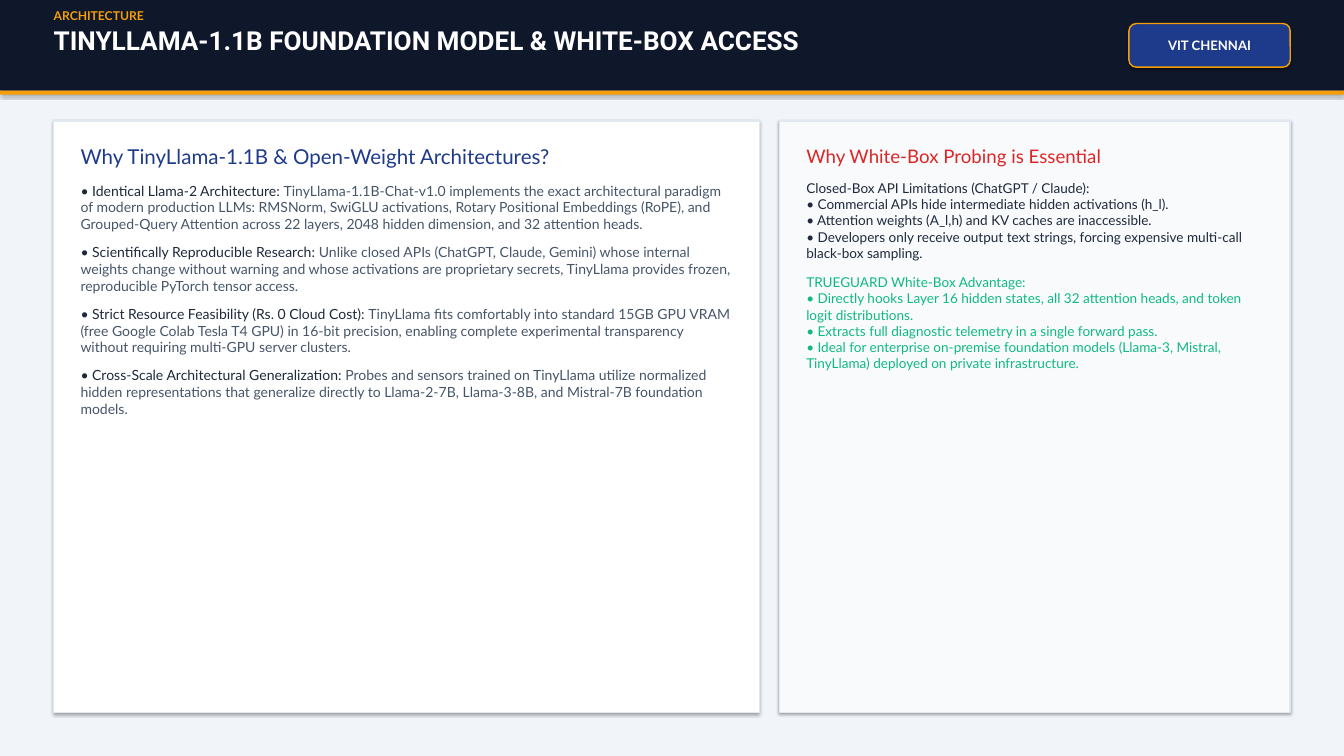
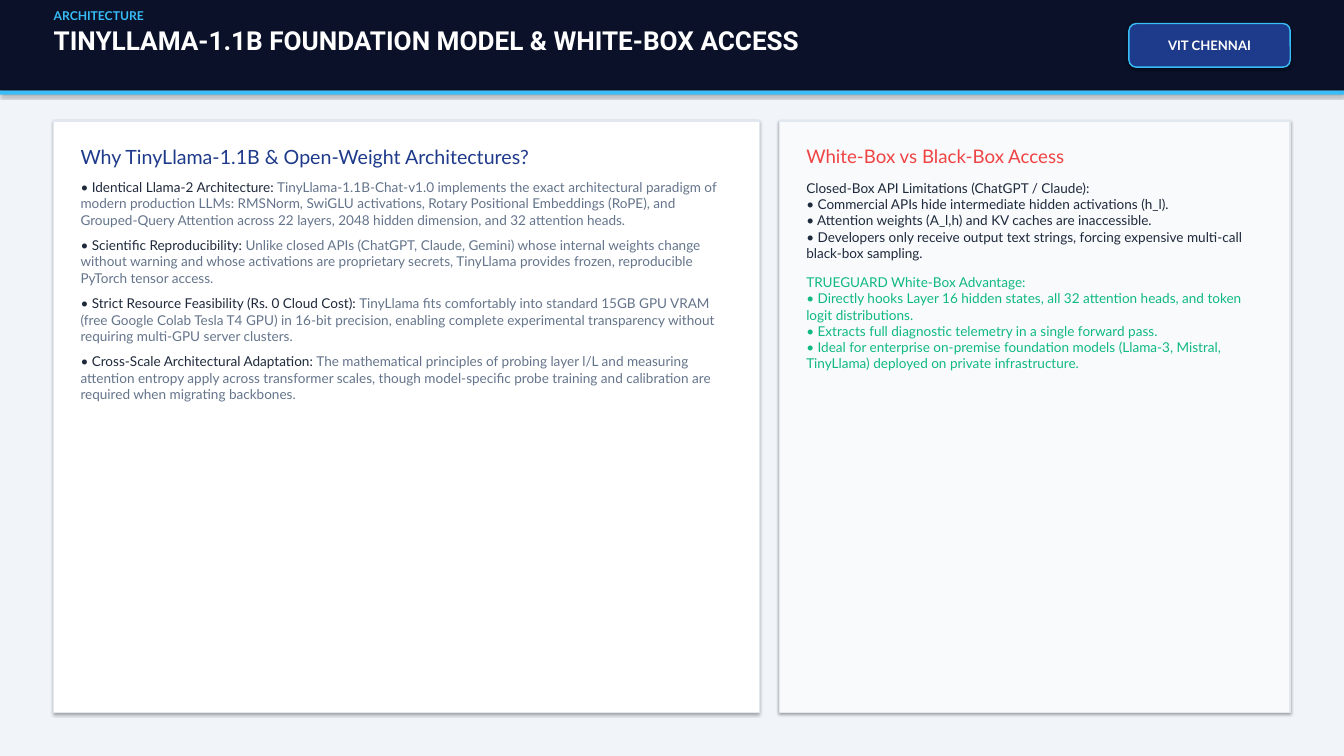
Before and after one commit to yogeshravi19/trueguard, a slide deck: slide 12 of CAPSTONE/FINAL_TRUEGUARD_PRESENTATION.pptx. Drawn at 1344x756 pixels with LibreOffice and Linux fonts; fonts in the diff are those of the drawing. Boxes give left, top, right and bottom in pixels: in the first picture for what was removed or moved away, otherwise in the second. Text is boxed around its words. In the diff, an @@ line names an element or a change of style, - is before the commit and + after.

Commit message:
Final viva 30-slide presentation, 600 DPI vector architecture & research figures, and PDF export

```diff
--- a/CAPSTONE/FINAL_TRUEGUARD_PRESENTATION.pptx
+++ b/CAPSTONE/FINAL_TRUEGUARD_PRESENTATION.pptx
@@ rectangle at [0, 0, 1344, 91]: fill #0F172A to #0A1128 @@
@@ text at [54, 11, 144, 20]: text colour #F59E0B to #38BDF8 in "ARCHITECTURE" @@
@@ rounded rectangle "VIT CHENNAI" at [1129, 24, 1290, 67]: outline #F59E0B 1.5 pt to #38BDF8 1.5 pt @@
@@ rectangle at [0, 91, 1344, 95]: fill #F59E0B to #38BDF8 @@
@@ text at [81, 149, 716, 344]: size 22 to 21 pt in "Why TinyLlama-1.1B & Open-Weight Architectures?"; size 15 to 14.5 pt in "• Identical Llama-2 Architecture: TinyLlama-1.1B-Chat-v1.0 i ...", "• Strict Resource Feasibility (Rs. 0 Cloud ..."; text colour #475569 to #64748B in "TinyLlama-1.1B-Chat-v1.0 implements the exact architectural  ...", "TinyLlama fits comfortably into standard 15GB GPU ..."; less space between paragraphs @@
@@ text at [806, 149, 1064, 163]: text changed; text colour #DC2626 to #EF4444 @@
-Why White-Box Probing is Essential
+White-Box vs Black-Box Access
@@ text at [81, 240, 700, 285]: text changed; size 15 to 14.5 pt; text colour #475569 to #64748B @@
-• Scientifically Reproducible Research: Unlike closed APIs (ChatGPT, Claude, Gemini) whose internal weights change without warning and whose activations are proprietary secrets, TinyLlama provides frozen, reproducible PyTorch tensor access.
+• Scientific Reproducibility: Unlike closed APIs (ChatGPT, Claude, Gemini) whose internal weights change without warning and whose activations are proprietary secrets, TinyLlama provides frozen, reproducible PyTorch tensor access.
@@ text at [81, 356, 711, 402]: text changed; size 15 to 14.5 pt; text colour #475569 to #64748B @@
-• Cross-Scale Architectural Generalization: Probes and sensors trained on TinyLlama utilize normalized hidden representations that generalize directly to Llama-2-7B, Llama-3-8B, and Mistral-7B foundation models.
+• Cross-Scale Architectural Adaptation: The mathematical principles of probing layer l/L and measuring attention entropy apply across transformer scales, though model-specific probe training and calibration are required when migrating backbones.
```
Also in this commit, not shown: 29 other slides changed, 14 other files.
